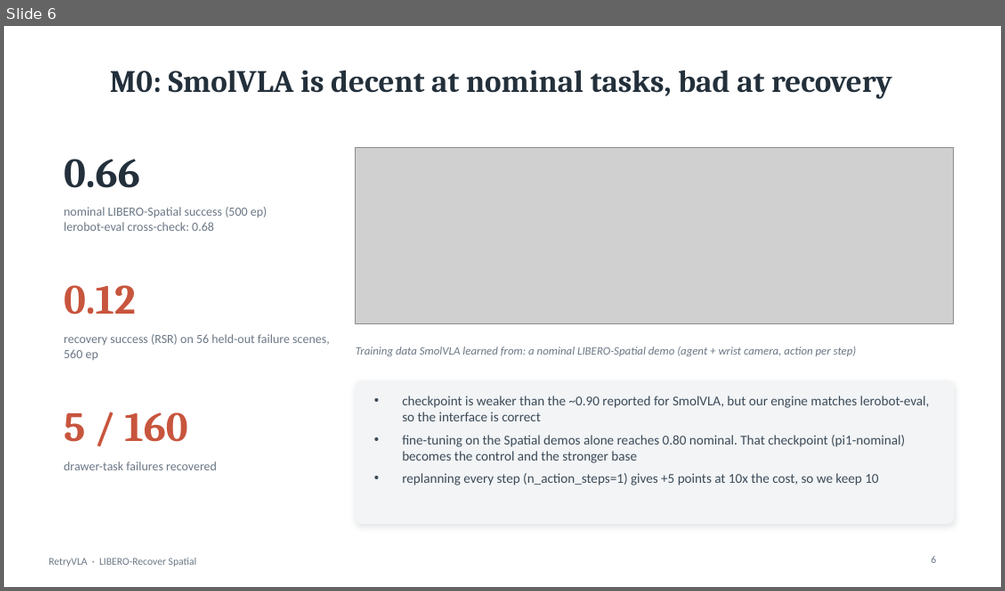
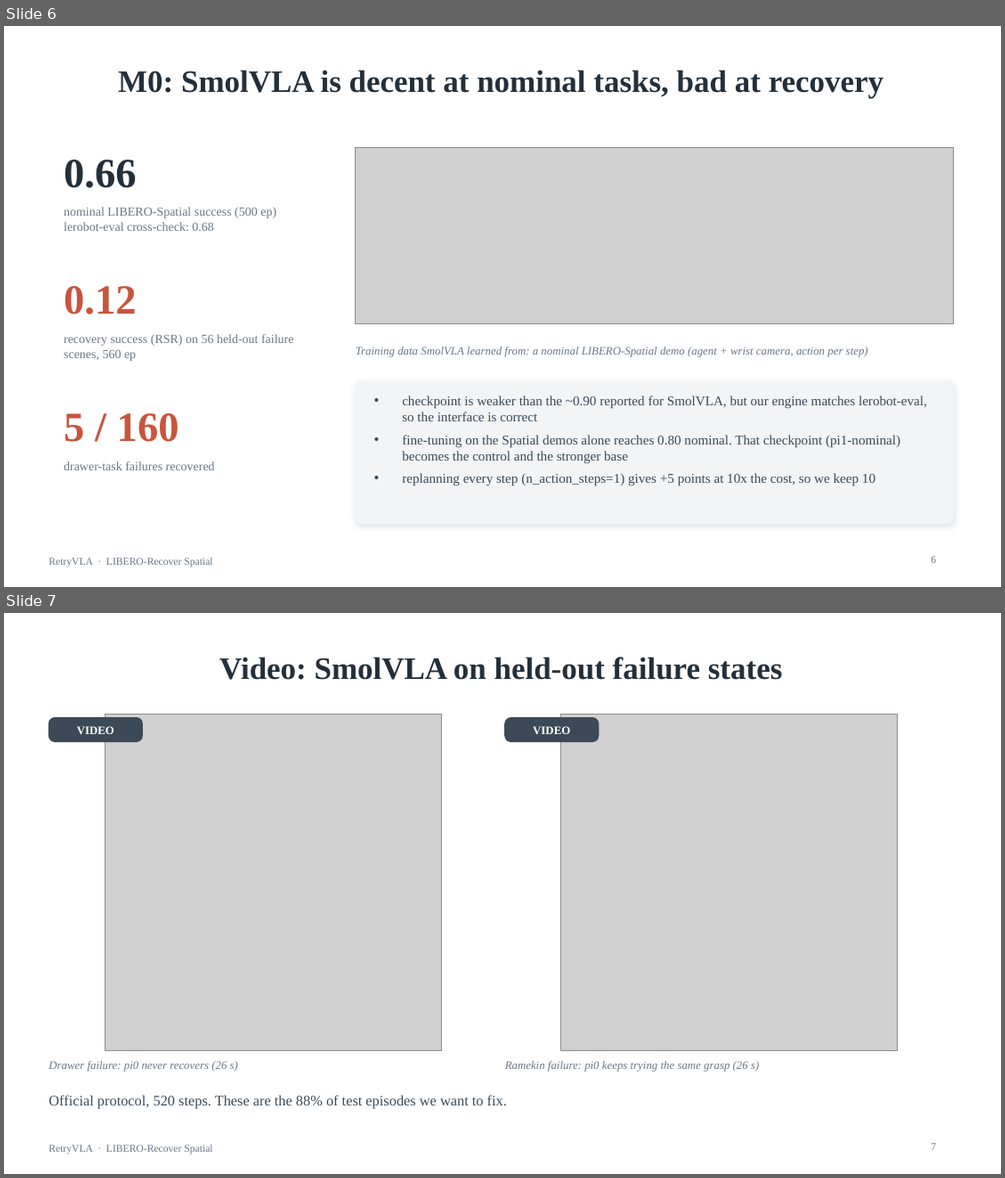
Before and after one commit to ltdoanhwork/RetryVLA, a slide deck: slides/RetryVLA_progress.pptx. Shown one above the other, each under a label of ours: slide 6 before the commit, slides 6 and 7 after it. The pictures are 1005x591 and 1005x1178 pixels, drawn with LibreOffice and Linux fonts; fonts in the diff are those of the drawing; grey boxes stand for pictures. Boxes give left, top, right and bottom in pixels: in the first picture for what was removed or moved away, otherwise in the second. Text is boxed around its words. In the diff, an @@ line names an element or a change of style, - is before the commit and + after.

Commit message:
Deck v2: Times New Roman, 11 embedded stage videos (M0 pi0 failures, M1 recoveries, noisy CEM, C1 labels, M3 side-by-side + WM recoveries), serif figures

```diff
--- a/slides/RetryVLA_progress.pptx
+++ b/slides/RetryVLA_progress.pptx
@@ slide 7 added at (4, 613, 1001, 1174), background #FFFFFF; not listed: 1 template element that a slide beside it also shows @@
@@ title added at (219, 657, 783, 680), 30 pt, text #23303B, bold @@
+Video: SmolVLA on held-out failure states
@@ rounded rectangle added at (48, 718, 142, 742), fill #3C4A57, outline #3C4A57 1 pt @@
@@ picture added at (105, 714, 442, 1051) @@
@@ rounded rectangle added at (505, 718, 599, 742), fill #3C4A57, outline #3C4A57 1 pt @@
@@ picture added at (561, 714, 898, 1051) @@
@@ text added at (77, 726, 114, 734), 11 pt, text #FFFFFF, bold @@
+VIDEO
@@ text added at (533, 726, 570, 734), 11 pt, text #FFFFFF, bold @@
+VIDEO
@@ text added at (48, 1061, 238, 1071), 11 pt, text #6B7785, italic @@
+Drawer failure: pi0 never recovers (26 s)
@@ text added at (505, 1061, 759, 1071), 11 pt, text #6B7785, italic @@
+Ramekin failure: pi0 keeps trying the same grasp (26 s)
@@ text added at (48, 1094, 507, 1109), 14 pt, text #3C4A57 @@
+Official protocol, 520 steps. These are the 88% of test episodes we want to fix.
@@ page number added at (930, 1143, 936, 1150), 10 pt, text #6B7785 @@
+7
@@ slide 6 changed as well @@
@@ font Cambria to Times New Roman in 4 elements at (118, 70, 883, 99), (64, 160, 137, 188), (64, 286, 137, 314), (64, 413, 179, 442) @@
@@ font Calibri to Times New Roman in 6 elements at (64, 207, 276, 231), (64, 334, 293, 361), (64, 461, 215, 470), (356, 346, 868, 357), (402, 395, 927, 486), (48, 557, 212, 567) @@
```
Also in this commit, not shown: 25 other slides changed, 5 other slides added, 31 other files.
